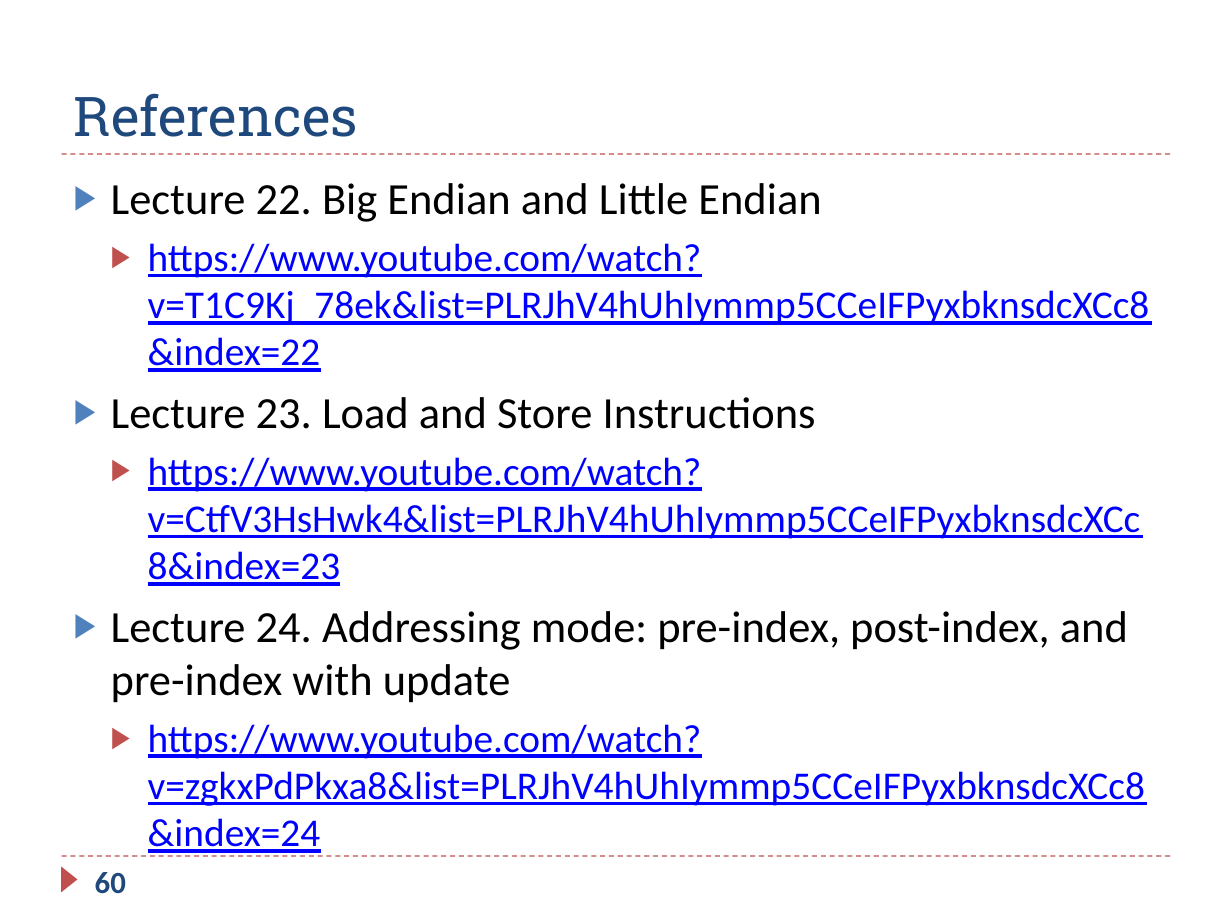
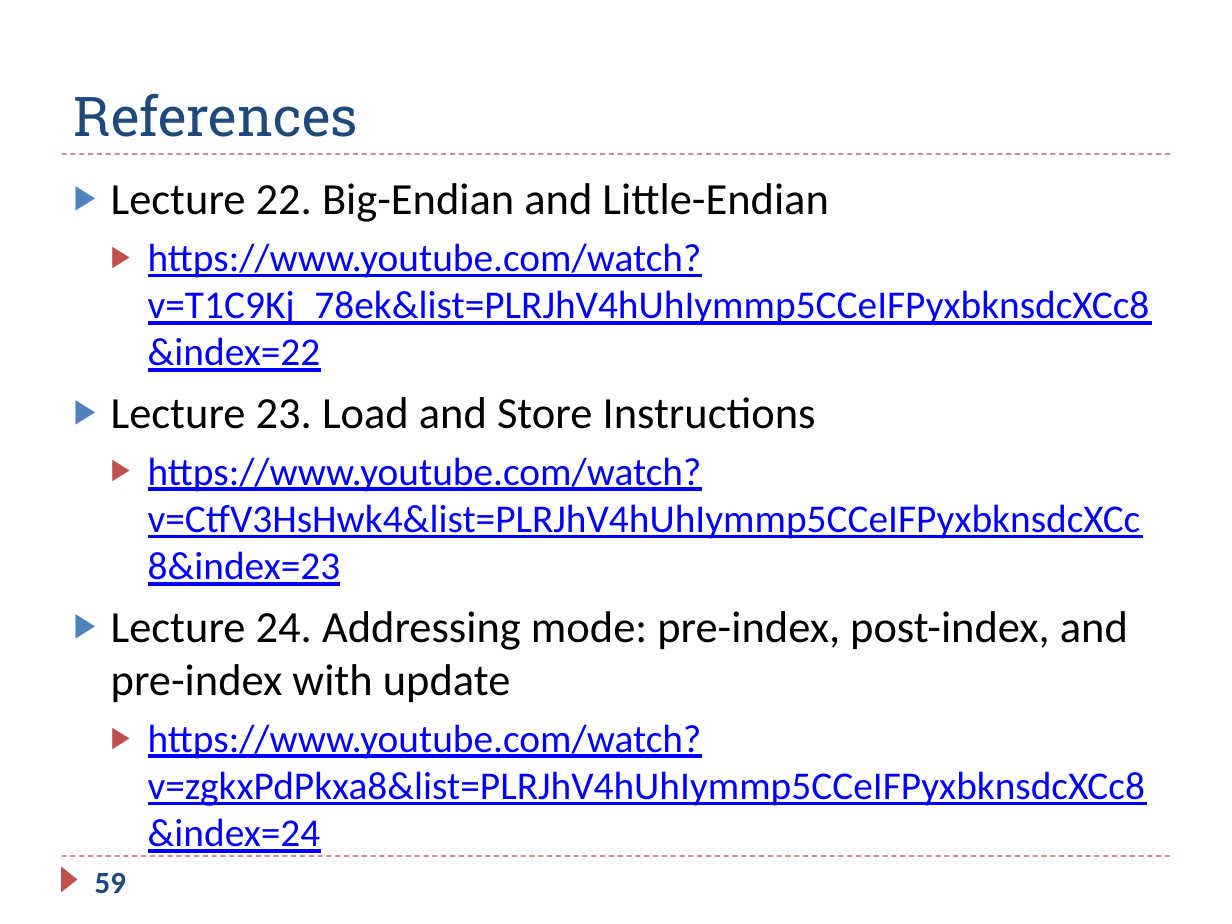
Before and after one commit to guhofstra/CSC111Fa25, a slide deck: slide 59 of PPTs/Ch5_ARM_Load_Store.pptx (slide 60 before the commit). Drawn at 1232x924 pixels with LibreOffice and Linux fonts; fonts in the diff are those of the drawing. Boxes give left, top, right and bottom in pixels: in the first picture for what was removed or moved away, otherwise in the second. Text is boxed around its words. In the diff, an @@ line names an element or a change of style, - is before the commit and + after.

```diff
--- a/PPTs/Ch5_ARM_Load_Store.pptx
+++ b/PPTs/Ch5_ARM_Load_Store.pptx
@@ text at (111,183,828,222): text changed @@
-▶ Lecture 22. Big Endian and Little Endian
+▶ Lecture 22. Big-Endian and Little-Endian
@@ page number at (95,873,126,894): text changed @@
-60
+59
```
Also in this commit, not shown: 14 other slides changed, 1 slide removed, 2 other files.
